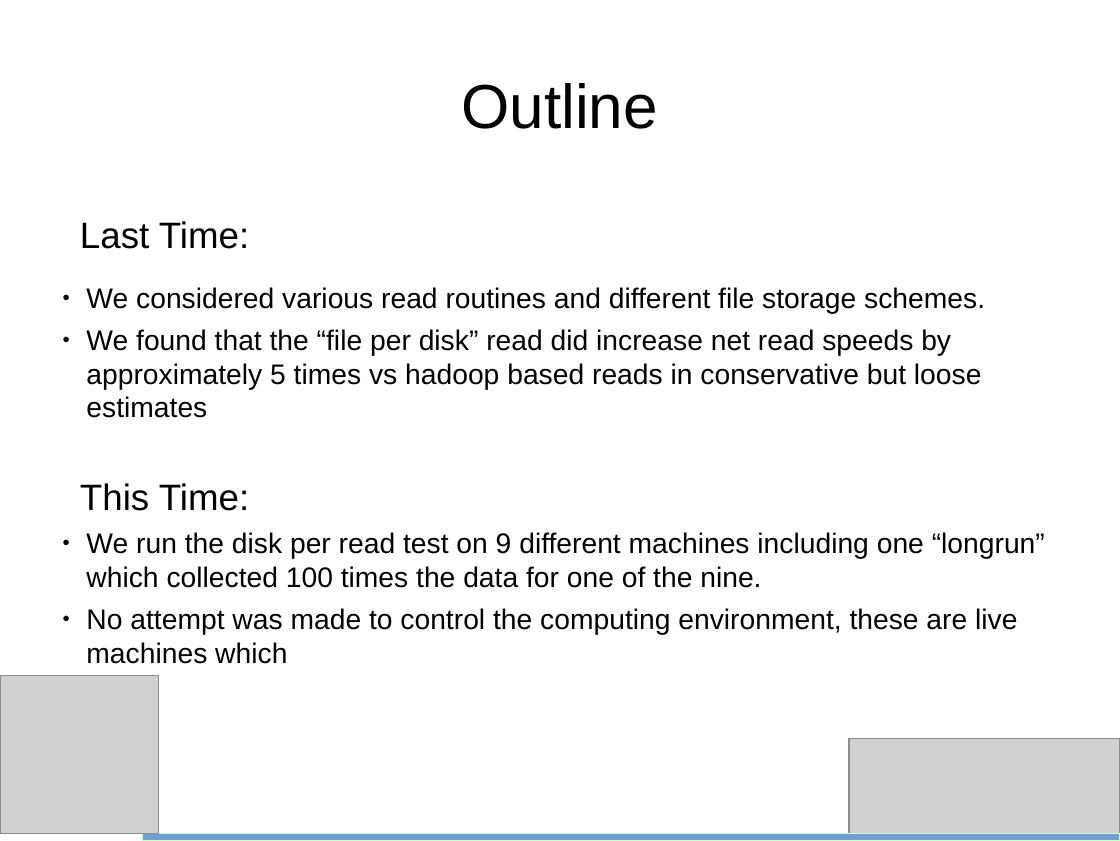
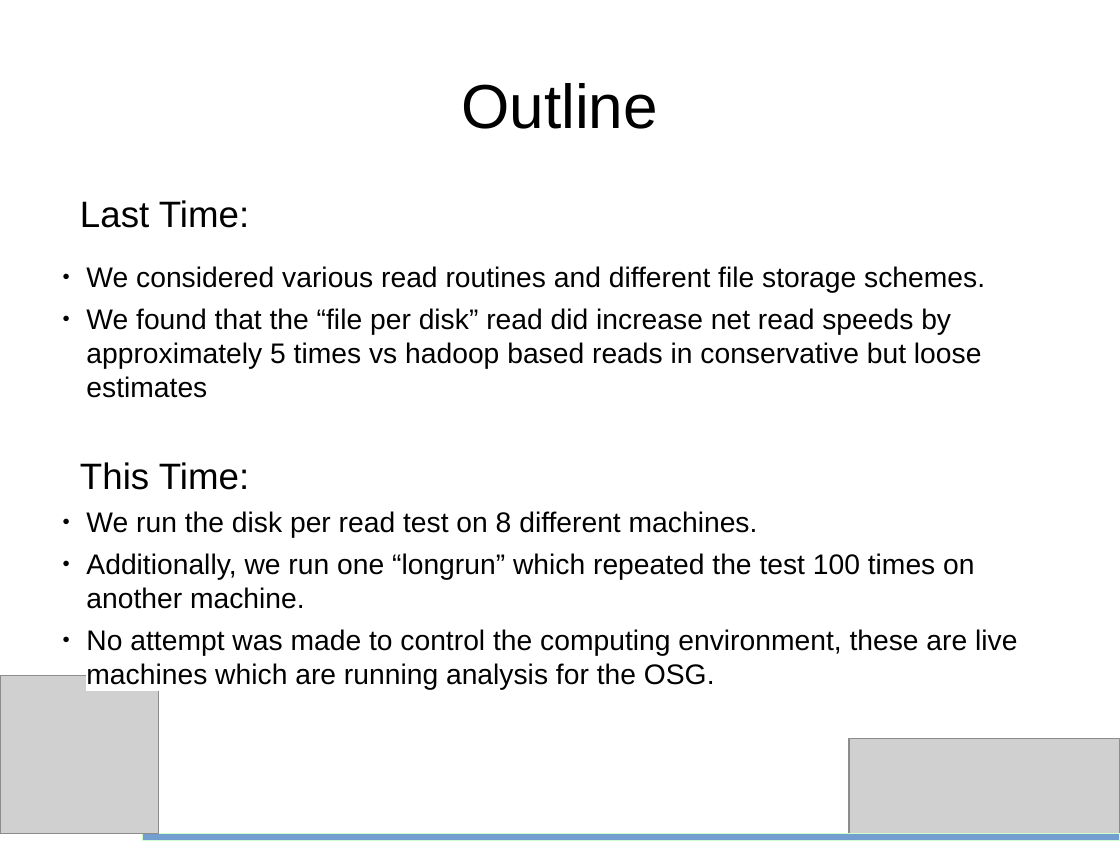
Before and after one commit to bth5032/CMS, a slide deck: slide 2 of Summer_2015/IOHeavyCI/Results/Powerpoints/condor_and_longrun.odp. Drawn at 1120x841 pixels with LibreOffice and Linux fonts; fonts in the diff are those of the drawing; grey boxes stand for pictures. Boxes give left, top, right and bottom in pixels: in the first picture for what was removed or moved away, otherwise in the second. Text is boxed around its words. In the diff, an @@ line names an element or a change of style, - is before the commit and + after.

```diff
--- a/Summer_2015/IOHeavyCI/Results/Powerpoints/condor_and_longrun.odp
+++ b/Summer_2015/IOHeavyCI/Results/Powerpoints/condor_and_longrun.odp
@@ subtitle at <box>86,511,1017,690</box>: text changed @@
-● We run the disk per read test on 9 different machines including one “longrun” which collected 100 times the data for one of the nine.
-● No attempt was made to control the computing environment, these are live machines which
+● We run the disk per read test on 8 different machines.
+● Additionally, we run one “longrun” which repeated the test 100 times on another machine.
+● No attempt was made to control the computing environment, these are live machines which are running analysis for the OSG.
```
Also in this commit, not shown: 1 other slide changed, 12 slides added, 8 slides removed, 16 other files.
